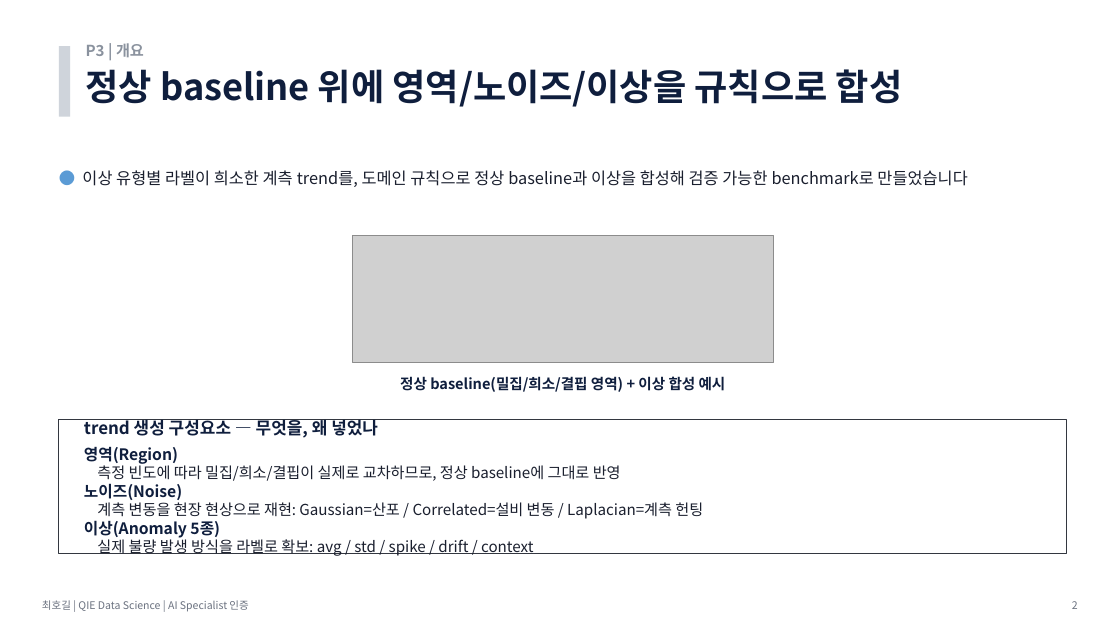
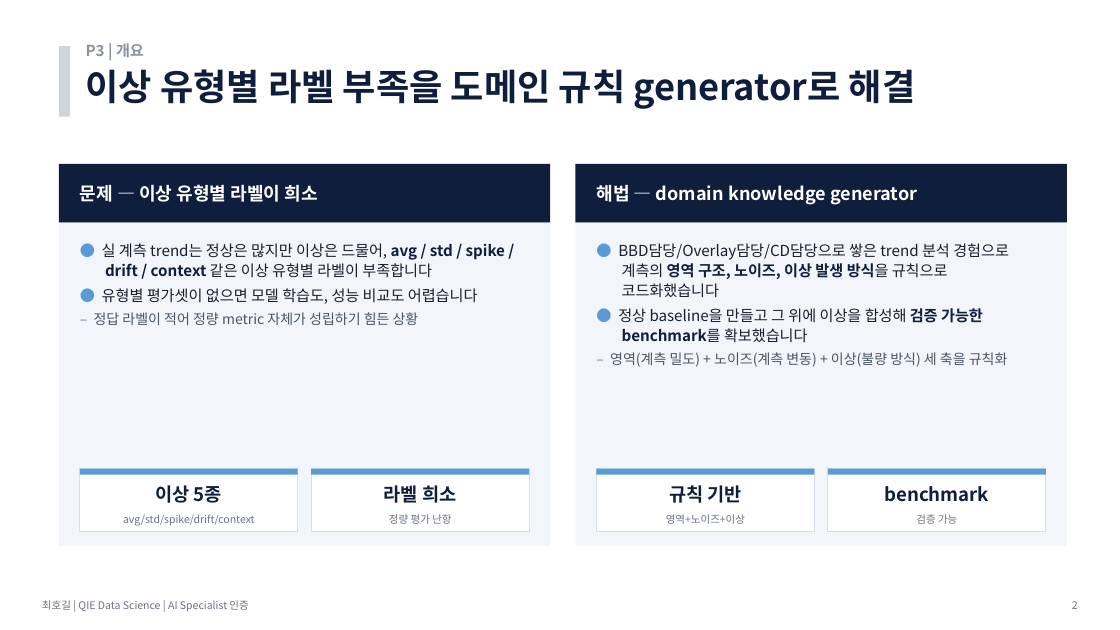
Before and after one commit to hogil/fbm_paper, a slide deck: slide 2 of recommendation/presentation/발표_P3_데이터생성_최호길.pptx. Drawn at 1120x630 pixels with LibreOffice and Linux fonts; fonts in the diff are those of the drawing; grey boxes stand for pictures. Boxes give left, top, right and bottom in pixels: in the first picture for what was removed or moved away, otherwise in the second. Text is boxed around its words. In the diff, an @@ line names an element or a change of style, - is before the commit and + after.

```diff
--- a/recommendation/presentation/발표_P3_데이터생성_최호길.pptx
+++ b/recommendation/presentation/발표_P3_데이터생성_최호길.pptx
@@ text at (86, 69, 916, 109): text changed @@
-정상 baseline 위에 영역/노이즈/이상을 규칙으로 합성
+이상 유형별 라벨 부족을 도메인 규칙 generator로 해결
@@ rectangle added at (59, 164, 550, 223), fill #0F1E3D @@
@@ text removed at (82, 170, 967, 187) @@
-● 이상 유형별 라벨이 희소한 계측 trend를, 도메인 규칙으로 정상 baseline과 이상을 합성해 검증 가능한 benchmark로 만들었습니다
@@ rectangle added at (576, 164, 1067, 223), fill #0F1E3D @@
@@ text added at (80, 184, 318, 202), 15.5 pt, text #FFFFFF, bold @@
+문제 — 이상 유형별 라벨이 희소
@@ text added at (596, 185, 917, 205), 15.5 pt, text #FFFFFF, bold @@
+해법 — domain knowledge generator
@@ rectangle added at (59, 223, 550, 546), fill #F2F5FA @@
@@ picture removed at (352, 235, 773, 362) @@
@@ rectangle added at (576, 223, 1067, 546), fill #F2F5FA @@
@@ text added at (94, 243, 505, 325), 13 pt, text #1A1F2E @@
+● 실 계측 trend는 정상은 많지만 이상은 드물어, avg / std / spike / drift / context 같은 이상 유형별 라벨이 부족합니다
+● 유형별 평가셋이 없으면 모델 학습도, 성능 비교도 어렵습니다
+  – 정답 라벨이 적어 정량 metric 자체가 성립하기 힘든 상황
@@ text added at (610, 243, 1009, 367), 13 pt, text #1A1F2E @@
+● BBD담당/Overlay담당/CD담당으로 쌓은 trend 분석 경험으로 계측의 영역 구조, 노이즈, 이상 발생 방식을 규칙으로 코드화했습니다
+● 정상 baseline을 만들고 그 위에 이상을 합성해 검증 가능한 benchmark를 확보했습니다
+  – 영역(계측 밀도) + 노이즈(계측 변동) + 이상(불량 방식) 세 축을 규칙화
@@ text removed at (400, 376, 726, 392) @@
-정상 baseline(밀집/희소/결핍 영역) + 이상 합성 예시
@@ text removed at (84, 419, 703, 554) @@
-trend 생성 구성요소 — 무엇을, 왜 넣었나
-영역(Region)
-측정 빈도에 따라 밀집/희소/결핍이 실제로 교차하므로, 정상 baseline에 그대로 반영
-노이즈(Noise)
-계측 변동을 현장 현상으로 재현: Gaussian=산포 / Correlated=설비 변동 / Laplacian=계측 헌팅
-이상(Anomaly 5종)
-실제 불량 발생 방식을 라벨로 확보: avg / std / spike / drift / context
@@ rectangle removed at (59, 420, 1067, 554) @@
@@ rectangle added at (80, 469, 298, 532), fill #FFFFFF, outline #D7DEEA 1 pt @@
@@ rectangle added at (80, 469, 298, 475), fill #5B9BD5 @@
@@ rectangle added at (312, 469, 530, 532), fill #FFFFFF, outline #D7DEEA 1 pt @@
@@ rectangle added at (312, 469, 530, 475), fill #5B9BD5 @@
@@ rectangle added at (597, 469, 815, 532), fill #FFFFFF, outline #D7DEEA 1 pt @@
@@ rectangle added at (597, 469, 815, 475), fill #5B9BD5 @@
@@ rectangle added at (828, 469, 1047, 532), fill #FFFFFF, outline #D7DEEA 1 pt @@
@@ rectangle added at (828, 469, 1047, 475), fill #5B9BD5 @@
@@ text added at (156, 485, 222, 503), 16 pt, text #0F1E3D, bold @@
+이상 5종
@@ text added at (384, 485, 456, 503), 16 pt, text #0F1E3D, bold @@
+라벨 희소
@@ text added at (669, 485, 741, 503), 16 pt, text #0F1E3D, bold @@
+규칙 기반
@@ text added at (884, 486, 989, 502), 16 pt, text #0F1E3D, bold @@
+benchmark
@@ text added at (123, 514, 255, 526), 9 pt, text #6B7280 @@
+avg/std/spike/drift/context
@@ text added at (389, 514, 451, 524), 9 pt, text #6B7280 @@
+정량 평가 난항
@@ text added at (666, 514, 745, 524), 9 pt, text #6B7280 @@
+영역+노이즈+이상
@@ text added at (916, 514, 957, 524), 9 pt, text #6B7280 @@
+검증 가능
```
Also in this commit, not shown: 5 other slides changed, 5 other files.
